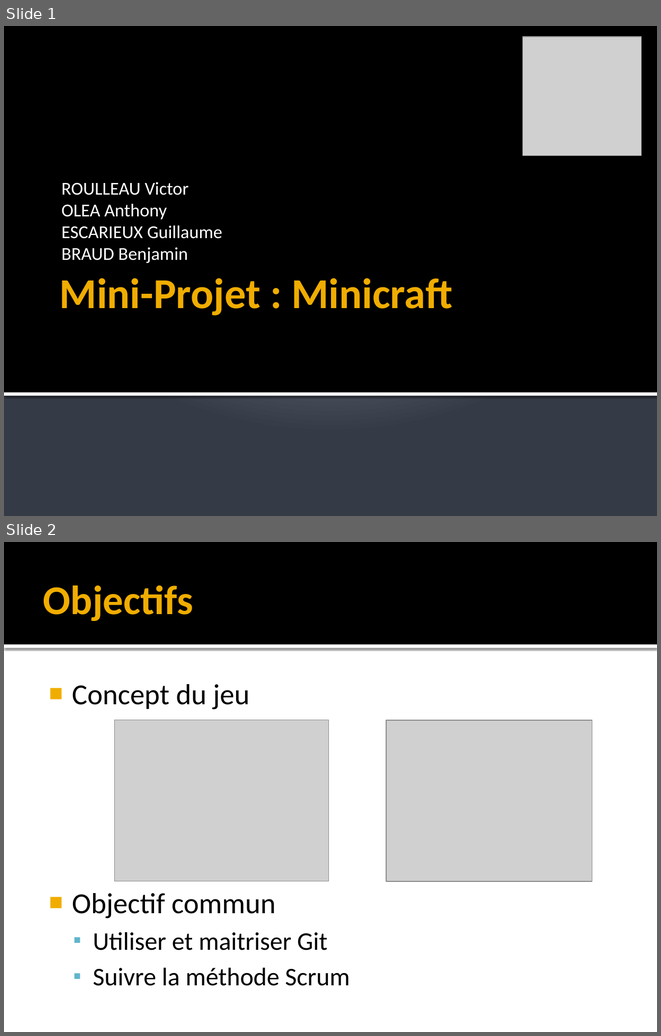
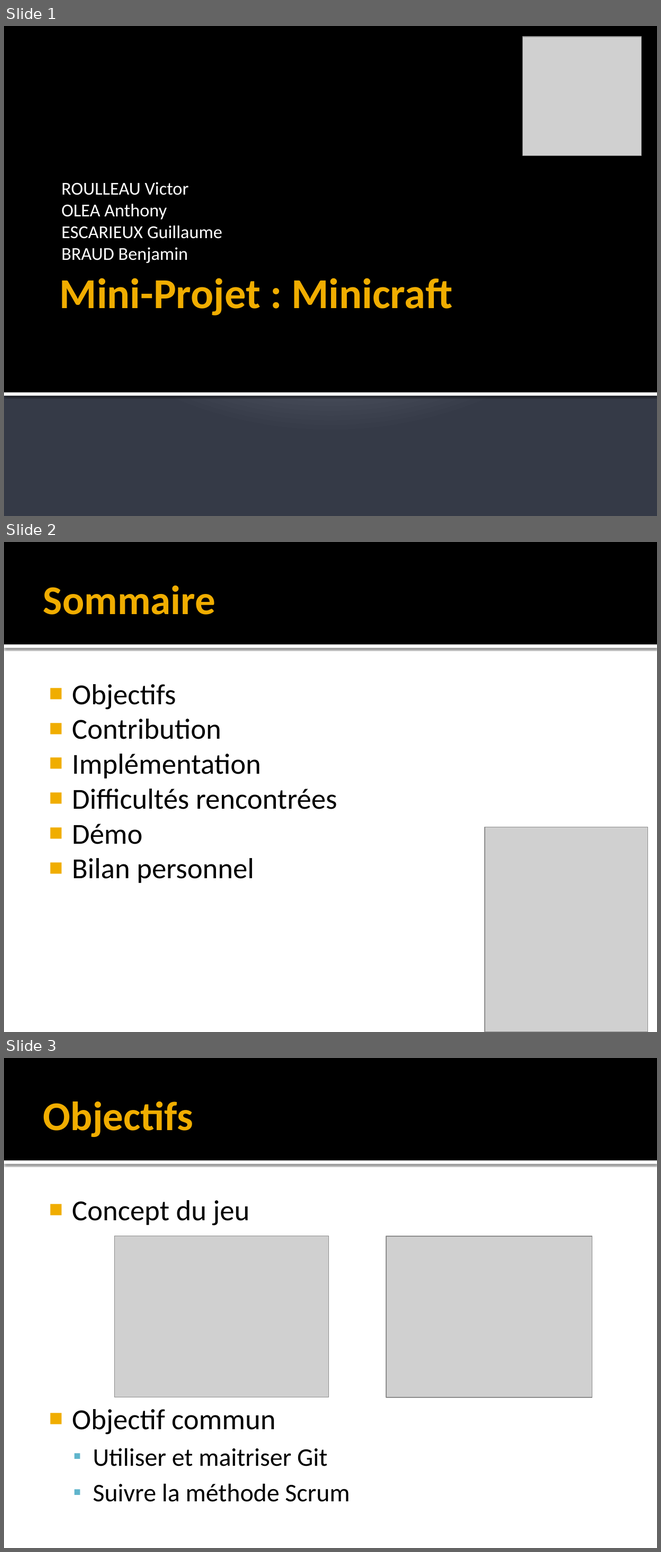
Before and after one commit to Louspirit/MiniCraft, a slide deck: doc/Presentation_Minicraft.pptx. Shown one above the other, each under a label of ours: slides 1 and 2 before the commit, slides 1, 2 and 3 after it. The pictures are 661x1036 and 661x1552 pixels, drawn with LibreOffice and Linux fonts; fonts in the diff are those of the drawing; grey boxes stand for pictures. Boxes give left, top, right and bottom in pixels: in the first picture for what was removed or moved away, otherwise in the second. Text is boxed around its words. In the diff, an @@ line names an element or a change of style, - is before the commit and + after.

Commit message:
Diapo a jour

```diff
--- a/doc/Presentation_Minicraft.pptx
+++ b/doc/Presentation_Minicraft.pptx
@@ slide 2 added at (4, 542, 657, 1032), background #FFFFFF; not listed: 2 template elements that a slide beside it also shows @@
@@ title added at (43, 585, 215, 615), 45 pt, text #F0AD00, bold @@
+Sommaire
@@ text added at (72, 684, 337, 883), 32 pt, text #000000 @@
+■ Objectifs
+■ Contribution
+■ Implémentation
+■ Difficultés rencontrées
+■ Démo
+■ Bilan personnel
@@ picture added at (485, 827, 648, 1032) @@
@@ what was slide 2 is now slide 3 @@
```
